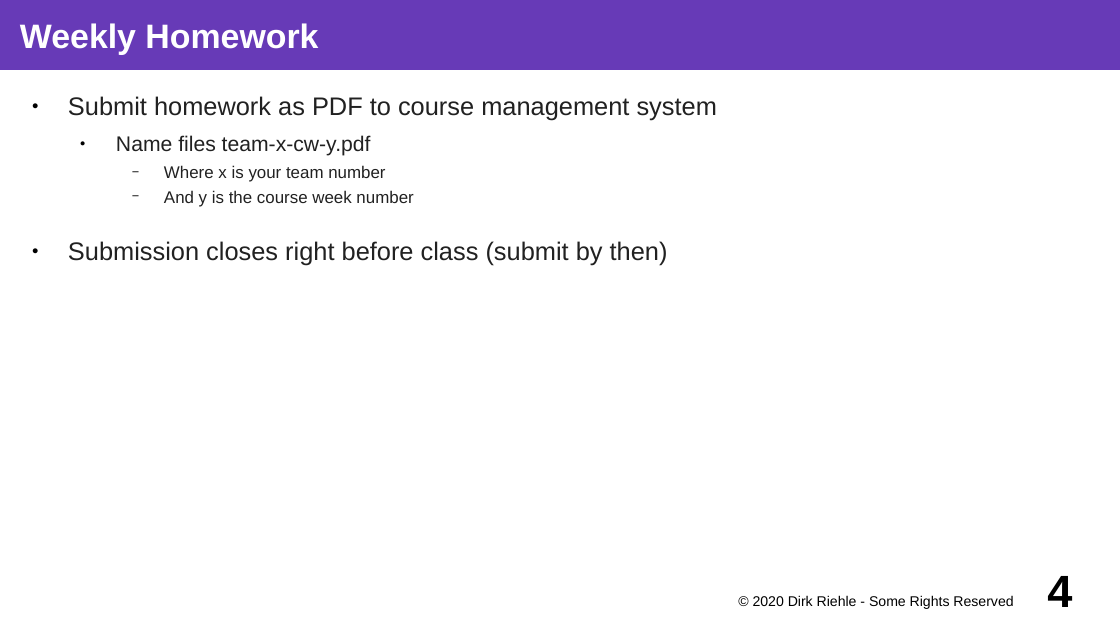
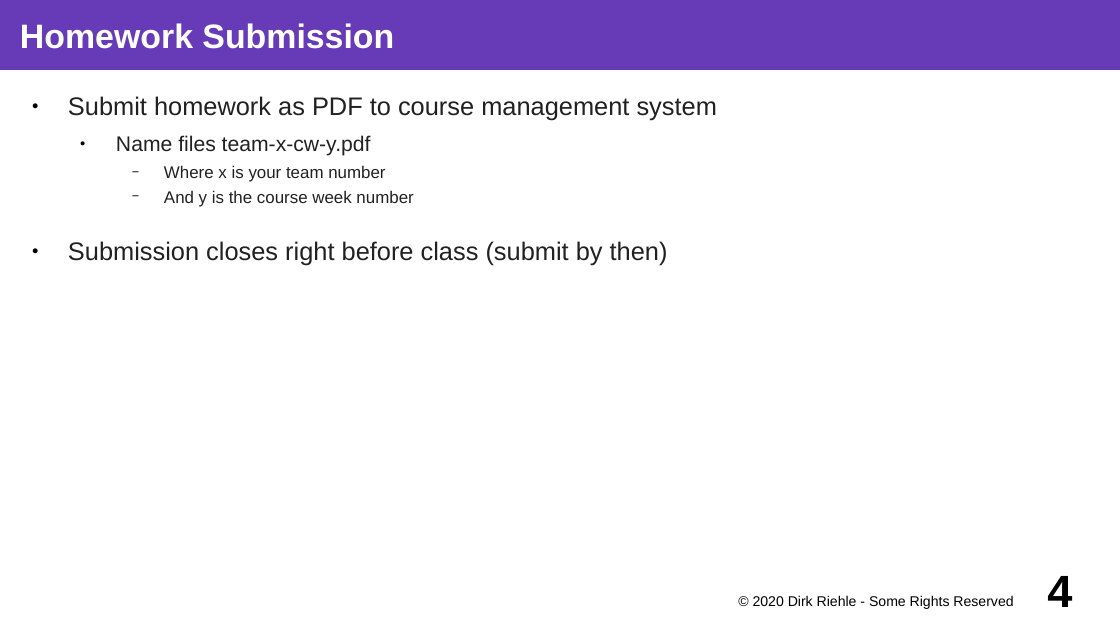
Before and after one commit to dirkriehle/coss-course, a slide deck: slide 4 of Lecture slides/COSS A02 - Course Homework.odp. Drawn at 1120x630 pixels with LibreOffice and Linux fonts; fonts in the diff are those of the drawing. Boxes give left, top, right and bottom in pixels: in the first picture for what was removed or moved away, otherwise in the second. Text is boxed around its words. In the diff, an @@ line names an element or a change of style, - is before the commit and + after.

```diff
--- a/Lecture slides/COSS A02 - Course Homework.odp
+++ b/Lecture slides/COSS A02 - Course Homework.odp
@@ title at (20,23,394,49): text changed @@
-Weekly Homework
+Homework Submission
```
Also in this commit, not shown: 1 other slide changed, 4 other files.
